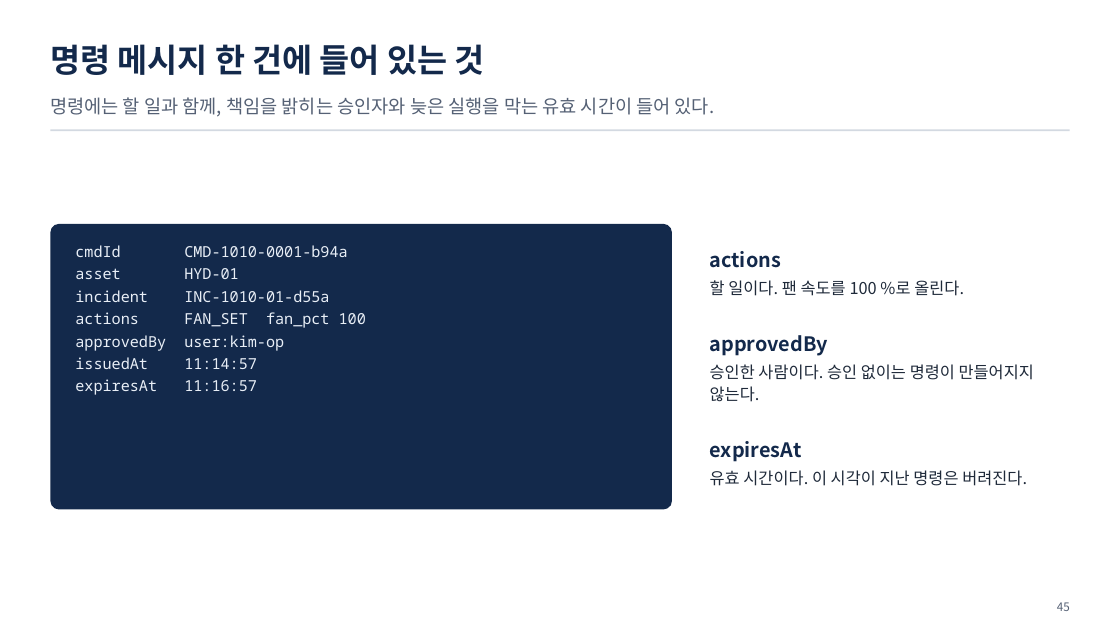
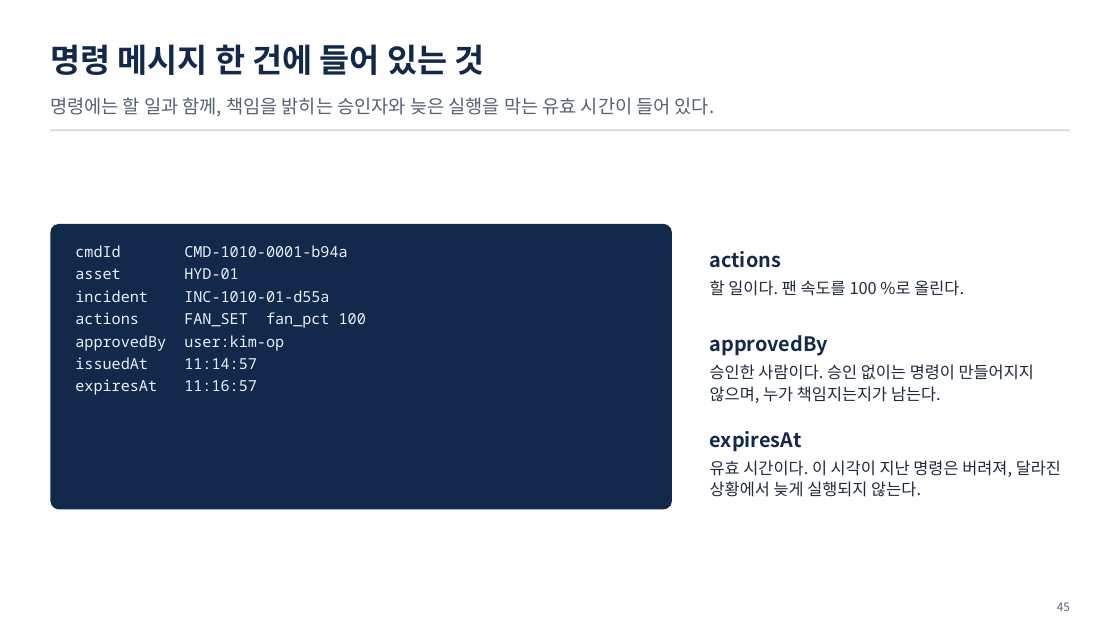
Before and after one commit to uengine-oss/hyd-iot-edu, a slide deck: slide 45 of course/slides/integrated/통합반_01일차.pptx. Drawn at 1120x630 pixels with LibreOffice and Linux fonts; fonts in the diff are those of the drawing. Boxes give left, top, right and bottom in pixels: in the first picture for what was removed or moved away, otherwise in the second. Text is boxed around its words. In the diff, an @@ line names an element or a change of style, - is before the commit and + after.

```diff
--- a/course/slides/integrated/통합반_01일차.pptx
+++ b/course/slides/integrated/통합반_01일차.pptx
@@ text at box(710, 364, 1034, 403): text changed @@
-승인한 사람이다. 승인 없이는 명령이 만들어지지 않는다.
+승인한 사람이다. 승인 없이는 명령이 만들어지지 않으며, 누가 책임지는지가 남는다.
@@ text at box(710, 460, 1061, 497): text changed @@
-유효 시간이다. 이 시각이 지난 명령은 버려진다.
+유효 시간이다. 이 시각이 지난 명령은 버려져, 달라진 상황에서 늦게 실행되지 않는다.
```
Also in this commit, not shown: 16 other slides changed, 7 other files.
